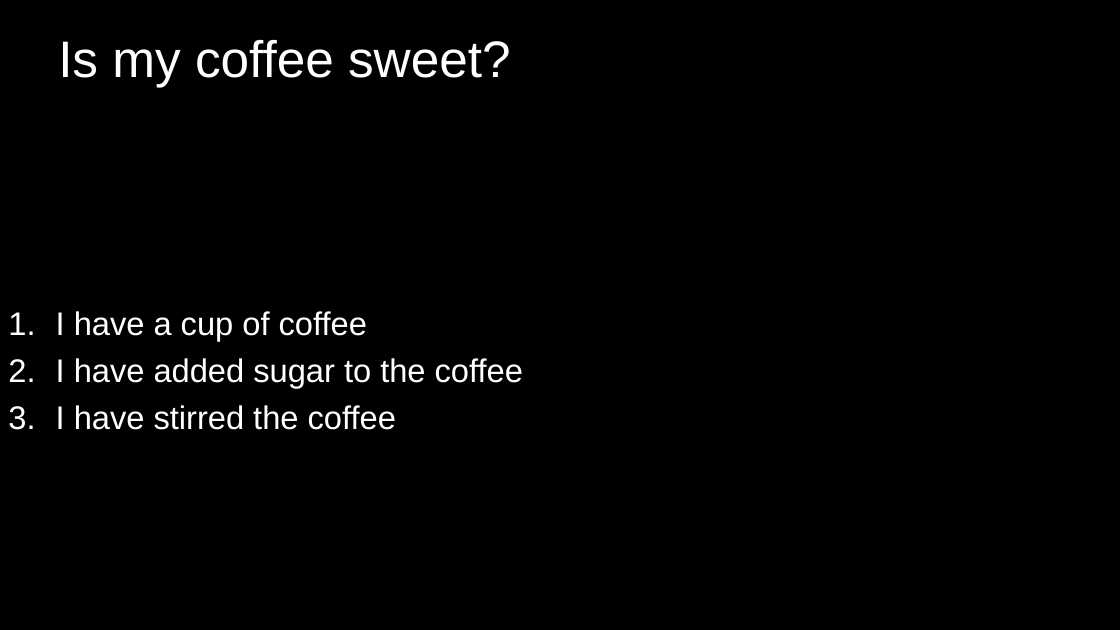
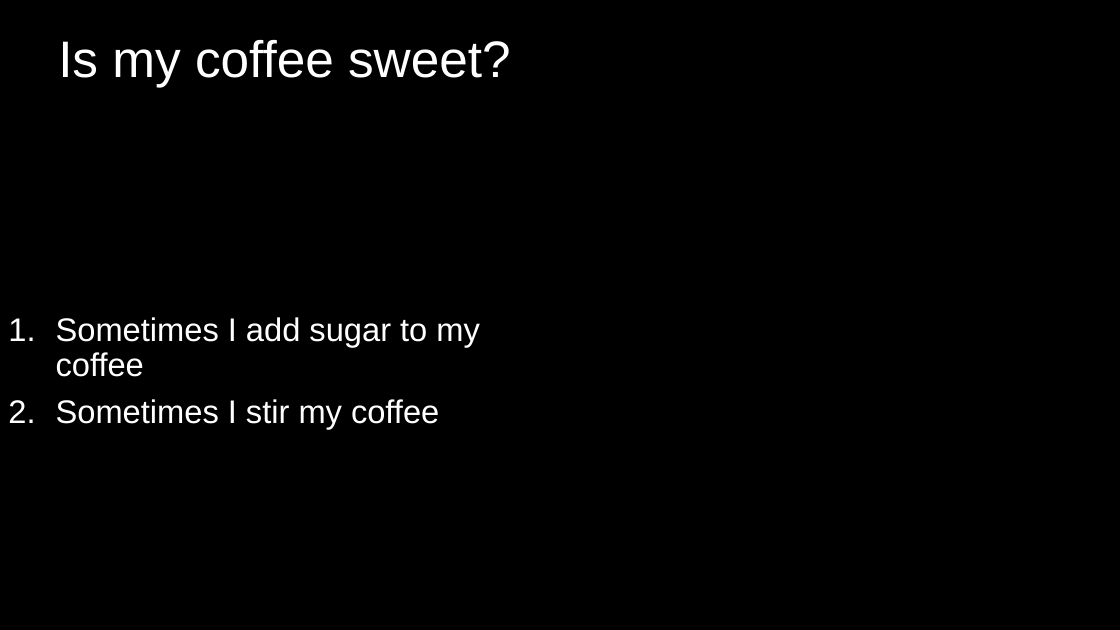
Before and after one commit to DeonRoos/006-BI3010, a slide deck: slide 10 of Lecture 10 - Interaction LM/Lecture 8.1 Interactions.pptx. Drawn at 1120x630 pixels with LibreOffice and Linux fonts; fonts in the diff are those of the drawing. Boxes give left, top, right and bottom in pixels: in the first picture for what was removed or moved away, otherwise in the second. Text is boxed around its words. In the diff, an @@ line names an element or a change of style, - is before the commit and + after.

```diff
--- a/Lecture 10 - Interaction LM/Lecture 8.1 Interactions.pptx
+++ b/Lecture 10 - Interaction LM/Lecture 8.1 Interactions.pptx
@@ text at <box>56,317,479,429</box>: text changed @@
-1. I have a cup of coffee
-2. I have added sugar to the coffee
-3. I have stirred the coffee
+1. Sometimes I add sugar to my coffee
+2. Sometimes I stir my coffee
```
Also in this commit, not shown: 6 other slides changed, 4 slides added.
